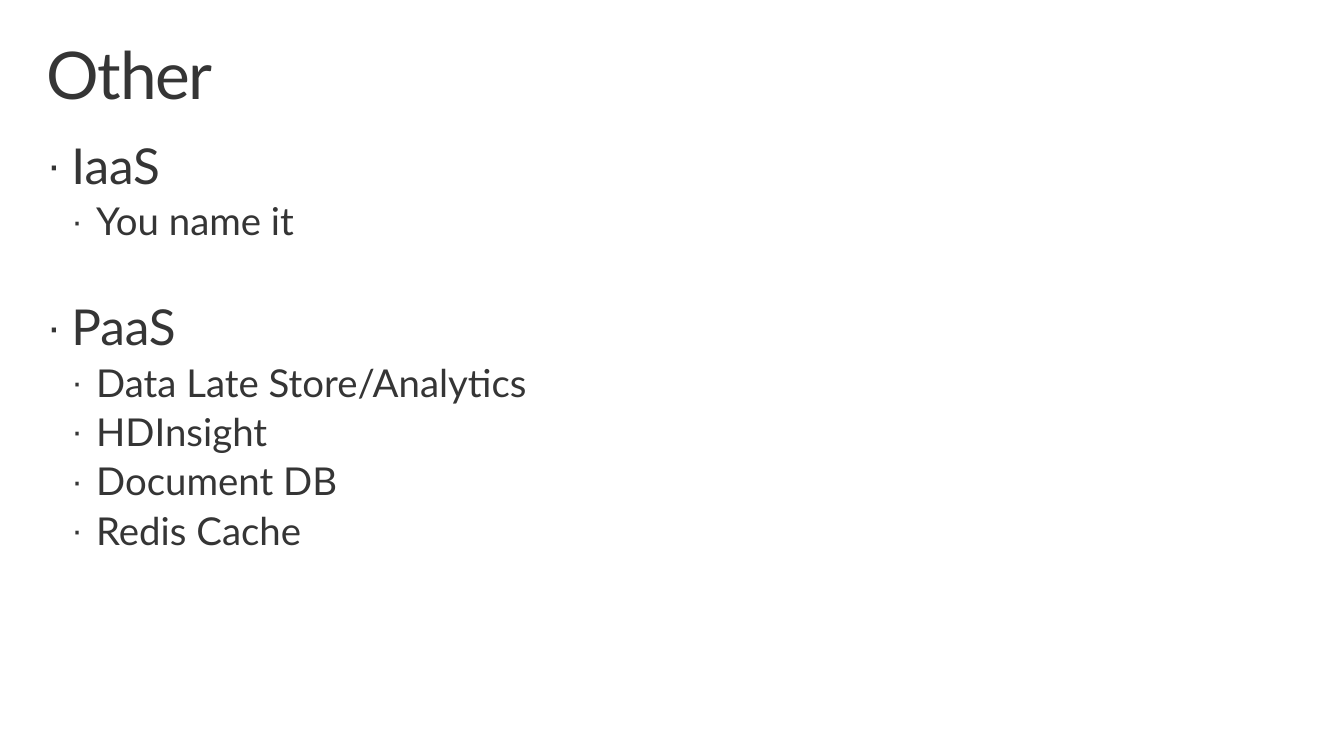
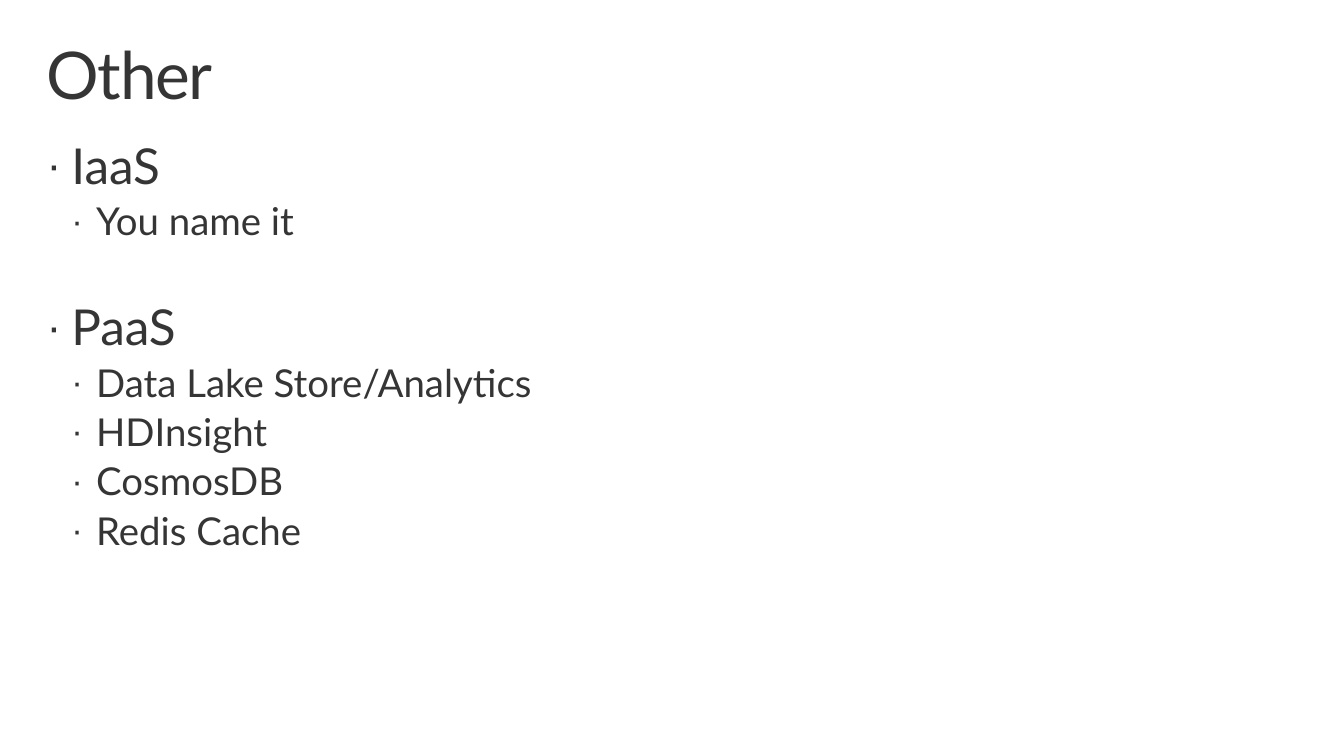
Before and after one commit to shawnweisfeld/20170614_AzureDW, a slide deck: slide 10 of Intro to Azure SQL Data Warehouse.pptx. Drawn at 1344x756 pixels with LibreOffice and Linux fonts; fonts in the diff are those of the drawing; background and template pictures are left out. Boxes give left, top, right and bottom in pixels: in the first picture for what was removed or moved away, otherwise in the second. Text is boxed around its words. In the diff, an @@ line names an element or a change of style, - is before the commit and + after.

Commit message:
fixed spelling error

```diff
--- a/Intro to Azure SQL Data Warehouse.pptx
+++ b/Intro to Azure SQL Data Warehouse.pptx
@@ text at (96, 368, 532, 404): text changed @@
-  · Data Late Store/Analytics
+  · Data Lake Store/Analytics
@@ text at (96, 467, 283, 496): text changed @@
-  · Document DB
+  · CosmosDB
```
Also in this commit, not shown: 3 other slides changed.
